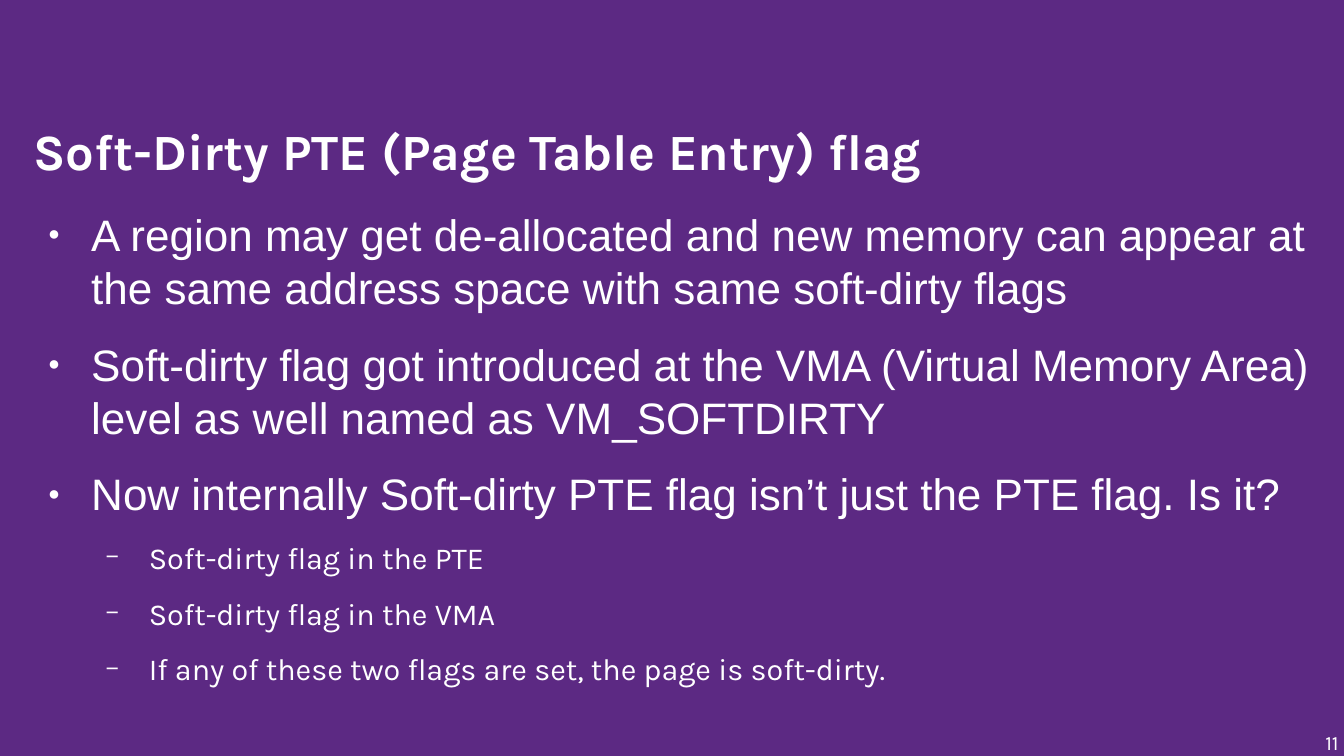
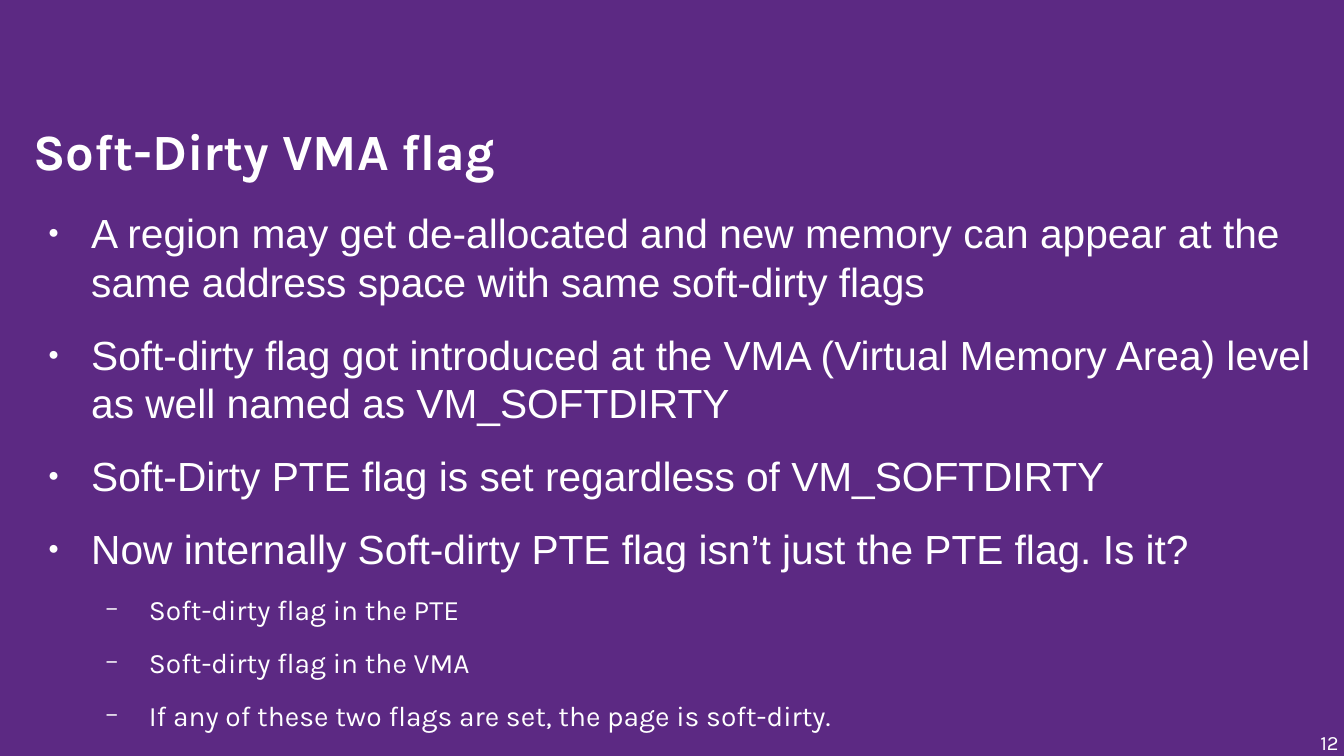
Before and after one commit to musamaanjum/presentations, a slide deck: slide 12 of Adding-Functionality-to-make-Windows-games-run-faster-on-Linux-v1.odp (slide 11 before the commit). Drawn at 1344x756 pixels with LibreOffice and Linux fonts; fonts in the diff are those of the drawing; background and template pictures are left out. Boxes give left, top, right and bottom in pixels: in the first picture for what was removed or moved away, otherwise in the second. Text is boxed around its words. In the diff, an @@ line names an element or a change of style, - is before the commit and + after.

```diff
--- a/Adding-Functionality-to-make-Windows-games-run-faster-on-Linux-v1.odp
+++ b/Adding-Functionality-to-make-Windows-games-run-faster-on-Linux-v1.odp
@@ title at box(34, 134, 495, 182): text changed @@
-Soft-Dirty PTE (Page Table Entry) flag
+Soft-Dirty VMA flag
@@ text at box(91, 218, 1310, 733): size 26 to 24.1 pt in "A region may get de-allocated and new ...", "Soft-dirty flag got introduced at the VMA ...", "Now internally Soft-dirty PTE flag isn’t just ..."; size 18 to 16.6 pt in "Soft-dirty flag in the PTE", "Soft-dirty flag in the VMA", "If any of these two flags are ..." @@
@@ text at box(91, 461, 1104, 499): paragraph added @@
+● Soft-Dirty PTE flag is set regardless of VM_SOFTDIRTY
@@ page number at box(1320, 737, 1338, 750): text changed @@
-11
+12
```
Also in this commit, not shown: 20 other slides changed, 1 slide added.
